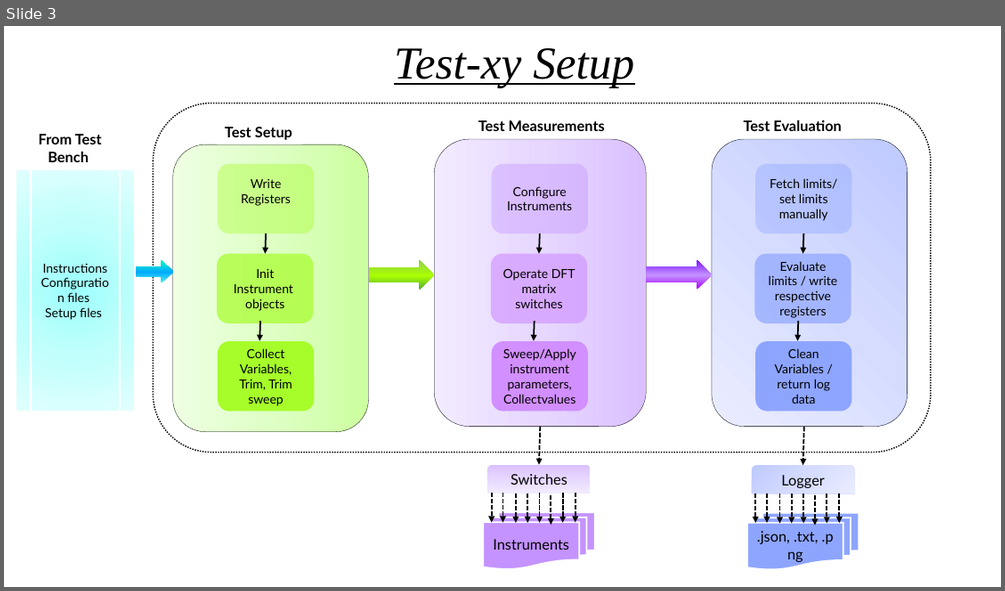
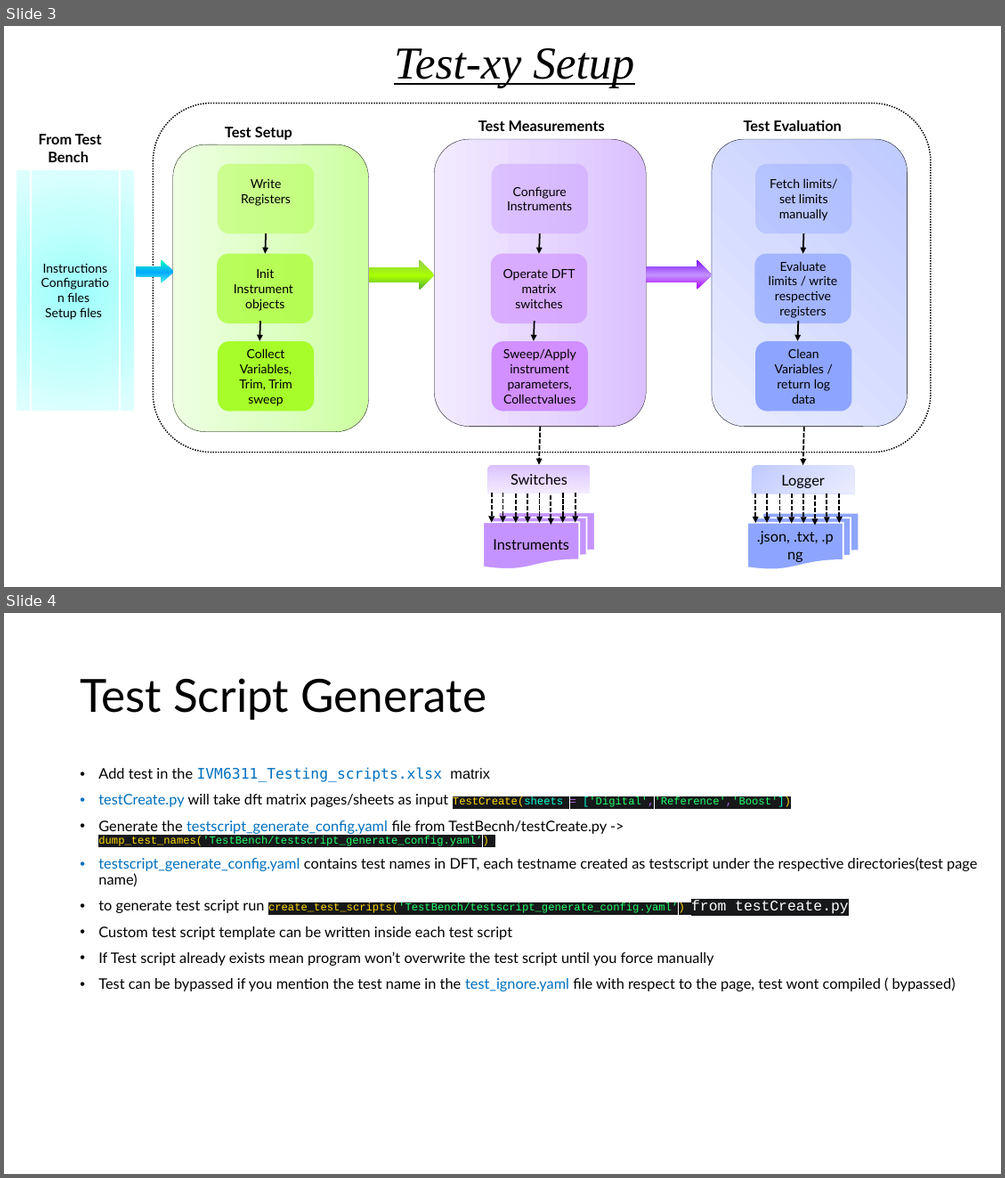
Before and after one commit to HarishKumarSedu/IVM6311_Validation, a slide deck: IVM6311_software.pptx. Shown one above the other, each under a label of ours: slide 3 before the commit, slides 3 and 4 after it. The pictures are 1005x591 and 1005x1178 pixels, drawn with LibreOffice and Linux fonts; fonts in the diff are those of the drawing. Boxes give left, top, right and bottom in pixels: in the first picture for what was removed or moved away, otherwise in the second. Text is boxed around its words. In the diff, an @@ line names an element or a change of style, - is before the commit and + after.

Commit message:
test scripts added

```diff
--- a/IVM6311_software.pptx
+++ b/IVM6311_software.pptx
@@ slide 4 added at [4, 613, 1001, 1174], background #FFFFFF @@
@@ title added at [80, 678, 486, 720], 44 pt, text #000000 @@
+Test Script Generate
@@ text added at [98, 767, 977, 991], 14 pt, text #000000 @@
+• Add test in the IVM6311_Testing_scripts.xlsx matrix
+• testCreate.py will take dft matrix pages/sheets as input TestCreate(sheets = ['Digital','Reference','Boost'])
+• Generate the testscript_generate_config.yaml file from TestBecnh/testCreate.py -> dump_test_names('TestBench/testscript_generate_config.yaml’)
+• testscript_generate_config.yaml contains test names in DFT, each testname created as testscript under the respective directories(test page name)
+• to generate test script run create_test_scripts('TestBench/testscript_generate_config.yaml’) from testCreate.py
+• Custom test script template can be written inside each test script
+• If Test script already exists mean program won’t overwrite the test script until you force manually
+• Test can be bypassed if you mention the test name in the test_ignore.yaml file with respect to the page, test wont compiled ( bypassed)
```
Also in this commit, not shown: 3 other files.
